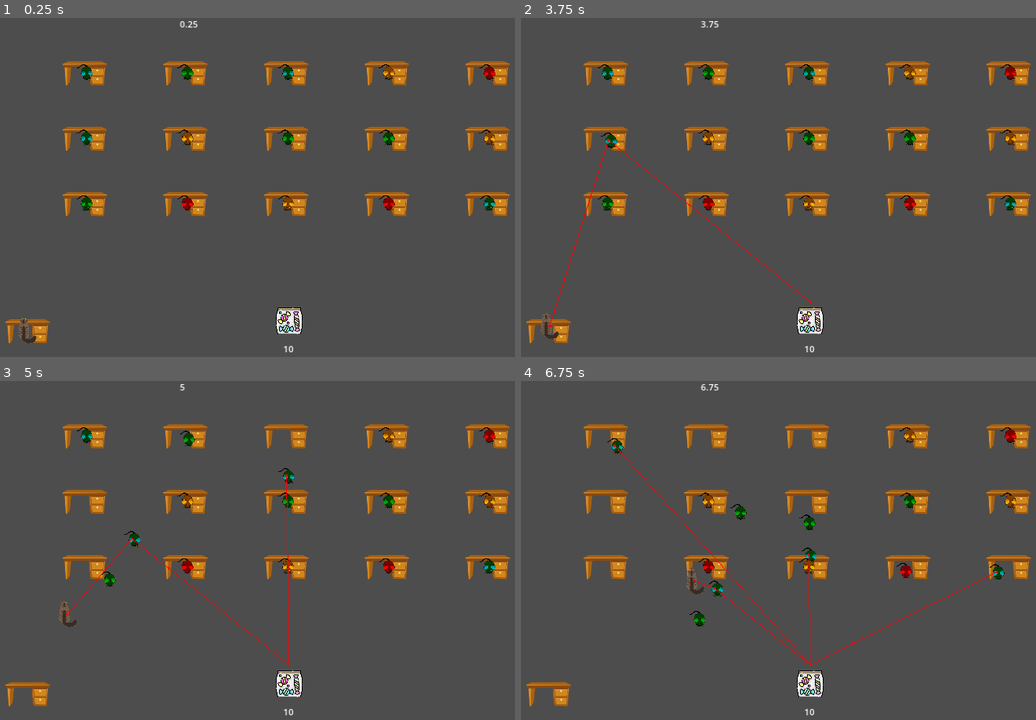
Above: before the commit, frames 1-4 (two rows, left to right).
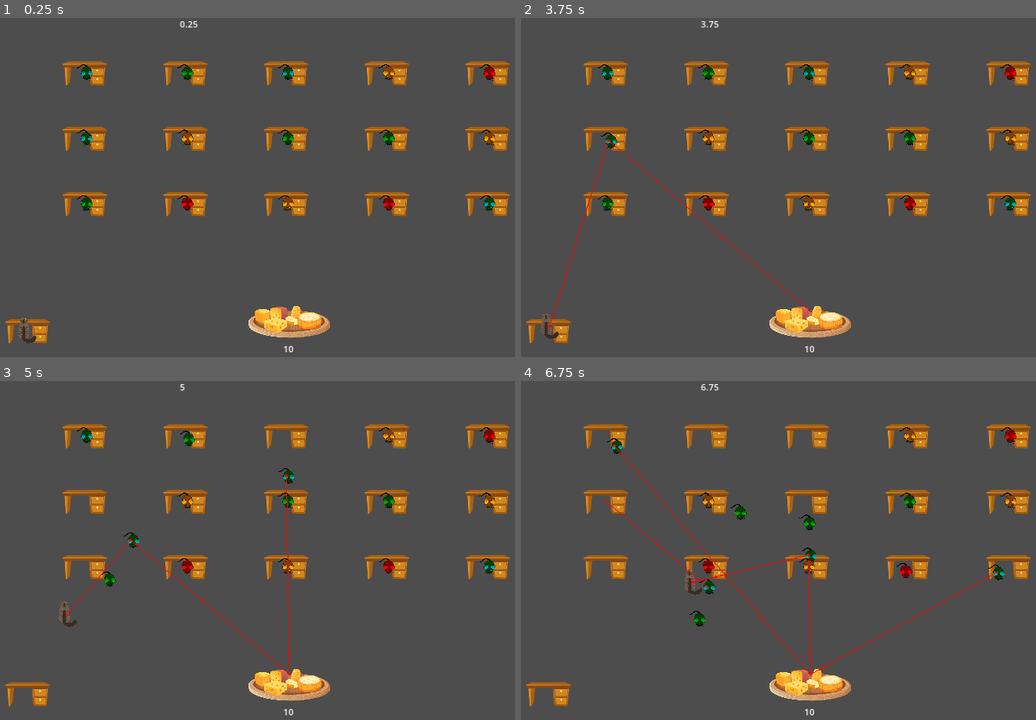
Above: after the commit, the same moments.

Repository: Mateusz-Birembaut/POA_SMA
Game: Godot game, scene res://src/main.tscn
Two runs of this game, one before a commit and one after it. Both use one fixed random seed, a clock stepped at 60 frames per second and the inputs below.
Inputs (mouse positions are in pixels of both pictures, inside the frame that each line leads up to):
- Up to frame 1 (0.25 s): no input
- Up to frame 2 (3.75 s): move the mouse to (948, 177) at 0.52 s; hold Right (ui_right) 0.53-1.28 s; move the mouse to (685, 211) at 1.27 s; hold Down (ui_down) 1.28-2.03 s; move the mouse to (871, 116) at 2.02 s; hold Right (ui_right) 2.03-2.78 s; move the mouse to (778, 265) at 2.77 s; hold Up (ui_up) 2.78-3.53 s; move the mouse to (999, 248) at 3.52 s; hold Left (ui_left) from 3.53 s (still down)
- Up to frame 3 (5 s): keep holding Left (ui_left); move the mouse to (103, 503) at 4.27 s
- Up to frame 4 (6.75 s): move the mouse to (840, 557) at 5.02 s; release Left (ui_left) at 5.03 s; hold Down (ui_down) 5.03-5.78 s; move the mouse to (716, 469) at 5.77 s; hold Right (ui_right) 5.78-6.53 s; move the mouse to (948, 540) at 6.52 s; hold Up (ui_up) from 6.53 s (still down)

The runs differ from the first frame. In frame 1, 1.1% of the frame differs, in the area x 48-65%, y 84-95%; in frame 2, 1.3%; in frame 3, 1.3%; in frame 4, 1.9%, in the area x 16-94%, y 16-95%.

Commit message:
remplace les bonbons par du fromage

Diff:
--- a/src/environment.gd
+++ b/src/environment.gd
@@ -6,7 +6,7 @@
 @export_range(1, 15)
 var number_of_students := 4
 
-@onready var candies = %Candies
+@onready var cheeses = %Cheeses
 @onready var prof : Agent = %Prof
 @onready var score : Label = $Score
 @onready var timer : Label = $Timer
@@ -64,7 +64,7 @@
 	var min_distance = 100000
 	for student in students:
 		if student.state == Agent.States.LEAVE or student.state == Agent.States.COLLECT:
-			var distanceToCandies = (student.position - candies.position).length()
+			var distanceToCandies = (student.position - cheeses.position).length()
 			if distanceToCandies < min_distance:
 				min_distance = distanceToCandies
 				student_to_chase = student
--- a/src/main.tscn
+++ b/src/main.tscn
@@ -1,14 +1,15 @@
 [gd_scene load_steps=13 format=3 uid="uid://dxe42ghjxf0af"]
 
 [ext_resource type="Script" path="res://src/environment.gd" id="1_3dsaf"]
-[ext_resource type="Texture2D" uid="uid://dlxfkfvecjhf0" path="res://assets/candies.png" id="2_v5ftg"]
 [ext_resource type="PackedScene" uid="uid://bifqeet5uhpgr" path="res://src/agent.tscn" id="3_4dp1j"]
 [ext_resource type="Script" path="res://src/prof.gd" id="4_vctu3"]
 [ext_resource type="Texture2D" uid="uid://cc5dgku4t1xiy" path="res://assets/cat.png" id="5_ceq7g"]
 [ext_resource type="PackedScene" uid="uid://b27xa4y6cqh2b" path="res://src/desk.tscn" id="5_u8008"]
+[ext_resource type="Texture2D" uid="uid://bwn3ndep7wogk" path="res://assets/plate6.png" id="6_fkhlb"]
 
-[sub_resource type="CircleShape2D" id="CircleShape2D_ofuiq"]
-radius = 24.0
+[sub_resource type="CapsuleShape2D" id="CapsuleShape2D_qi1pn"]
+radius = 19.9981
+height = 138.014
 
 [sub_resource type="WorldBoundaryShape2D" id="WorldBoundaryShape2D_pnoga"]
 normal = Vector2(0, 1)
@@ -22,10 +23,9 @@
 normal = Vector2(1, 0)
 
 [sub_resource type="NavigationPolygon" id="NavigationPolygon_vbv6l"]
-vertices = PackedVector2Array(1117, 35, 1117, 613, 614, 613, 614, 521, 35, 35, 538, 521, 35, 613, 538, 613)
-polygons = Array[PackedInt32Array]([PackedInt32Array(0, 1, 2, 3), PackedInt32Array(4, 0, 3, 5), PackedInt32Array(6, 4, 5, 7)])
-outlines = Array[PackedVector2Array]([PackedVector2Array(0, 0, 1152, 0, 1152, 648, 1152, 648, 579, 648, 579, 556, 573, 556, 573, 648, 0, 648)])
-agent_radius = 35.0
+vertices = PackedVector2Array(10, 10, 1142, 10, 1142, 638, 651.539, 559.602, 626.812, 542.477, 604.891, 539.023, 555.672, 537.992, 530.109, 540.211, 10, 638, 500.523, 555.883, 519.438, 578.992, 630.68, 580.461, 545.758, 584.969, 589.547, 586.023)
+polygons = Array[PackedInt32Array]([PackedInt32Array(0, 1, 2, 3, 4), PackedInt32Array(0, 4, 5), PackedInt32Array(0, 5, 6), PackedInt32Array(0, 6, 7), PackedInt32Array(8, 0, 7, 9), PackedInt32Array(8, 9, 10), PackedInt32Array(11, 3, 2), PackedInt32Array(8, 10, 12), PackedInt32Array(2, 8, 12, 13), PackedInt32Array(2, 13, 11)])
+outlines = Array[PackedVector2Array]([PackedVector2Array(0, 0, 1152, 0, 1152, 648, 1152, 648, 583, 648, 589, 576, 626, 571, 636, 561, 623, 552, 604, 549, 556, 548, 533, 550, 516, 559, 525, 570, 547, 575, 589, 576, 583, 648, 0, 648)])
 
 [node name="Room" type="Node2D"]
 script = ExtResource("1_3dsaf")
@@ -40,16 +40,18 @@
 script = ExtResource("4_vctu3")
 sprite_texture = ExtResource("5_ceq7g")
 
-[node name="Candies" type="StaticBody2D" parent="."]
+[node name="Cheeses" type="StaticBody2D" parent="."]
 unique_name_in_owner = true
 position = Vector2(576, 556)
 
-[node name="Sprite2D" type="Sprite2D" parent="Candies"]
+[node name="Sprite2D" type="Sprite2D" parent="Cheeses"]
 scale = Vector2(0.25, 0.25)
-texture = ExtResource("2_v5ftg")
+texture = ExtResource("6_fkhlb")
 
-[node name="CollisionShape2D" type="CollisionShape2D" parent="Candies"]
-shape = SubResource("CircleShape2D_ofuiq")
+[node name="CollisionShape2D" type="CollisionShape2D" parent="Cheeses"]
+position = Vector2(1, 6)
+rotation = 1.58467
+shape = SubResource("CapsuleShape2D_qi1pn")
 
 [node name="WorldBoundaries" type="StaticBody2D" parent="."]
 
@@ -70,6 +72,7 @@
 shape = SubResource("WorldBoundaryShape2D_x7ntd")
 
 [node name="NavigationRegion2D" type="NavigationRegion2D" parent="."]
+visible = false
 navigation_polygon = SubResource("NavigationPolygon_vbv6l")
 
 [node name="Score" type="Label" parent="."]
--- a/src/student.gd
+++ b/src/student.gd
@@ -75,7 +75,7 @@
 					move_lure()
 				Strategies.GROUP:
 					move_dodge()
-			if (position - env.candies.position).length() <= 50:
+			if (position - env.cheeses.position).length() <= 50:
 				nav.target_position = Vector2()
 				velocity = Vector2()
 				env.debug_print(name, " passe à l'état COLLECT")
@@ -106,7 +106,7 @@
 
 
 func move_none() -> void :
-	nav.target_position = env.candies.position
+	nav.target_position = env.cheeses.position
 	look_towards(nav.get_next_path_position())
 
 
@@ -114,43 +114,43 @@
 		if env.prof.student_to_chase == self:
 			var direction_away_from_prof = (position - env.prof.position).normalized()
 			var distance_away_from_prof = (position - env.prof.position).length()
-			var distance_from_candies = (position - env.candies.position).length()
+			var distance_from_candies = (position - env.cheeses.position).length()
 			if distance_away_from_prof <= evade_range and distance_from_candies >= 100:
-				var candies_direction = (env.candies.position - position).normalized()
+				var candies_direction = (env.cheeses.position - position).normalized()
 				var ratio = distance_away_from_prof / evade_range
 				var movement_direction = ((1 - ratio) * direction_away_from_prof) + (ratio * candies_direction)
 				var movement_position = position + movement_direction
 				look_towards(movement_position)
 			else:
-				look_towards(env.candies.position)
+				look_towards(env.cheeses.position)
 		else :
-			look_towards(env.candies.position)
+			look_towards(env.cheeses.position)
 
 func move_lure() -> void:
 	if env.prof.student_to_chase == self:
 		var direction_away_from_prof = (position - env.prof.position).normalized()
-		var direction_to_candies = (env.candies.position - position).normalized()
+		var direction_to_cheeses = (env.cheeses.position - position).normalized()
 
-		var dot_product = direction_away_from_prof.dot(direction_to_candies)
+		var dot_product = direction_away_from_prof.dot(direction_to_cheeses)
 
 		if dot_product > 0.5:
-			var perpendicular_direction = Vector2(-direction_to_candies.y, direction_to_candies.x).normalized()
+			var perpendicular_direction = Vector2(-direction_to_cheeses.y, direction_to_cheeses.x).normalized()
 			direction_away_from_prof += perpendicular_direction * 0.5
 			direction_away_from_prof = direction_away_from_prof.normalized()
 		if lure:
-			var distance_from_candies = (position - env.candies.position).length()
+			var distance_from_candies = (position - env.cheeses.position).length()
 			if distance_from_candies <= 100:
-				look_towards(env.candies.position)
+				look_towards(env.cheeses.position)
 			else:
 				env.signal_friends_go(strategy)
 				var movement_position = position + direction_away_from_prof
 				look_towards(movement_position)
 		else:
-			look_towards(env.candies.position)
+			look_towards(env.cheeses.position)
 	else:
 		if lure :
-			var direction_to_candies = (env.candies.position - position).normalized()
+			var direction_to_candies = (env.cheeses.position - position).normalized()
 			var direction = position + direction_to_candies*0.1
 			look_towards(direction)
 		else :
-			look_towards(env.candies.position)
+			look_towards(env.cheeses.position)
Binary file removed: assets/candies.png
Binary file added: assets/plate0.png
Not shown, added: assets/plate0.png.import
Binary file added: assets/plate1.png
Not shown, added: assets/plate1.png.import
Binary file added: assets/plate2.png
Not shown, added: assets/plate2.png.import
Binary file added: assets/plate3.png
Not shown, added: assets/plate3.png.import
Binary file added: assets/plate4.png
Not shown, added: assets/plate4.png.import
Binary file added: assets/plate5.png
(and 3 more such lines)
